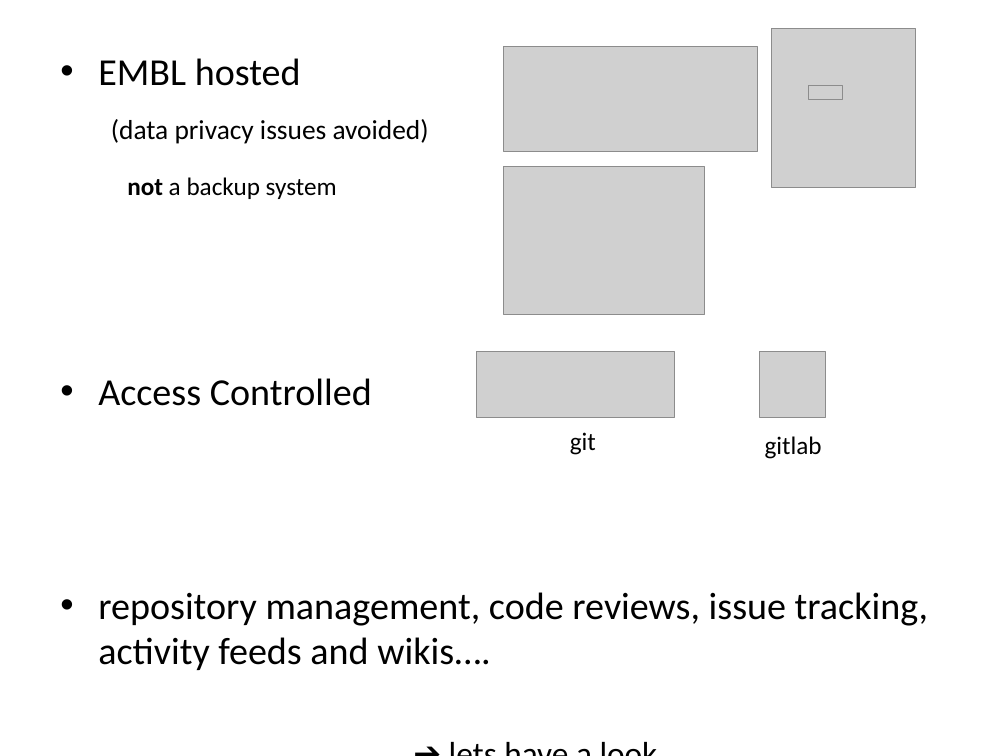
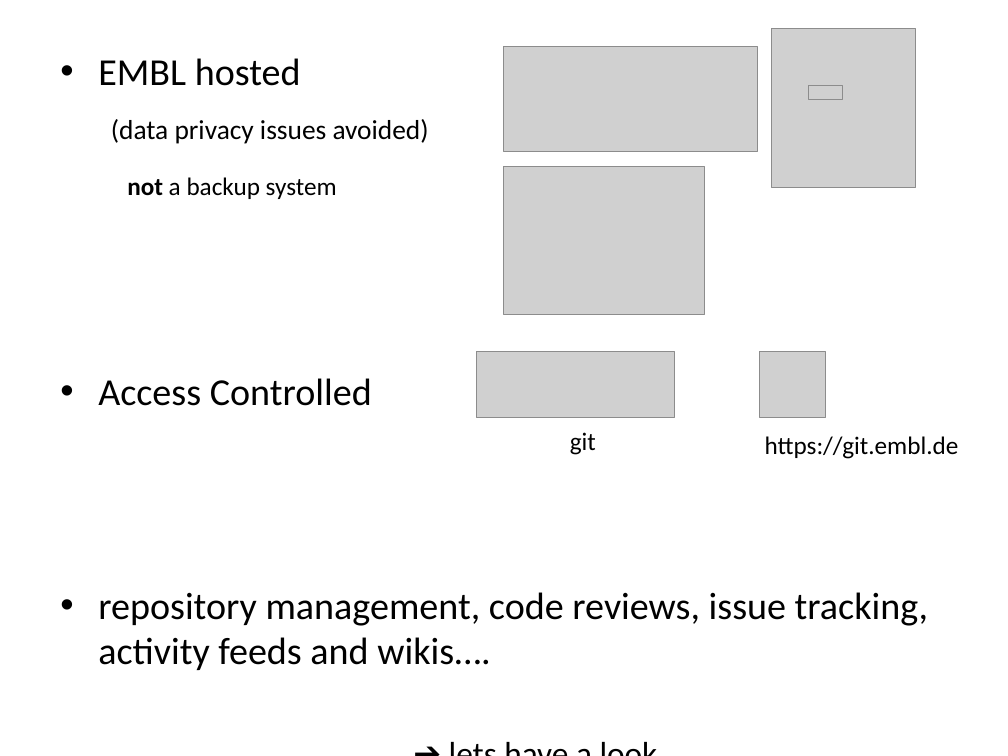
Before and after one commit to hdinkel/linuxcommandline, a slide deck: slide 8 of gitlab_embl/gitlab_at_embl.pptx (slide 7 before the commit). Drawn at 1008x756 pixels with LibreOffice and Linux fonts; fonts in the diff are those of the drawing; grey boxes stand for pictures. Boxes give left, top, right and bottom in pixels: in the first picture for what was removed or moved away, otherwise in the second. Text is boxed around its words. In the diff, an @@ line names an element or a change of style, - is before the commit and + after.

```diff
--- a/gitlab_embl/gitlab_at_embl.pptx
+++ b/gitlab_embl/gitlab_at_embl.pptx
@@ text at [765, 436, 959, 459]: text changed @@
-gitlab
+https://git.embl.de
```
Also in this commit, not shown: 2 other slides changed, 1 slide added.
